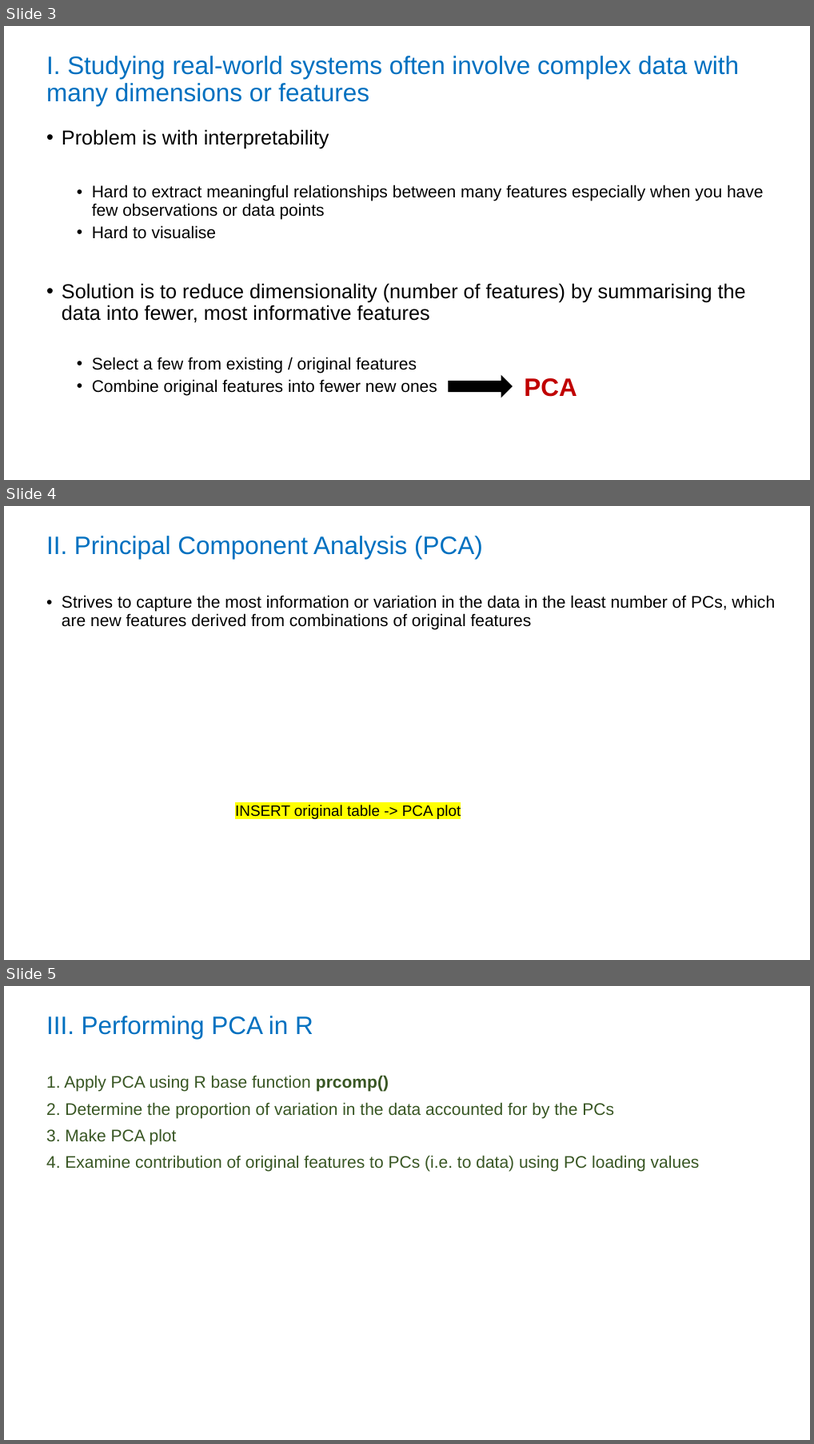
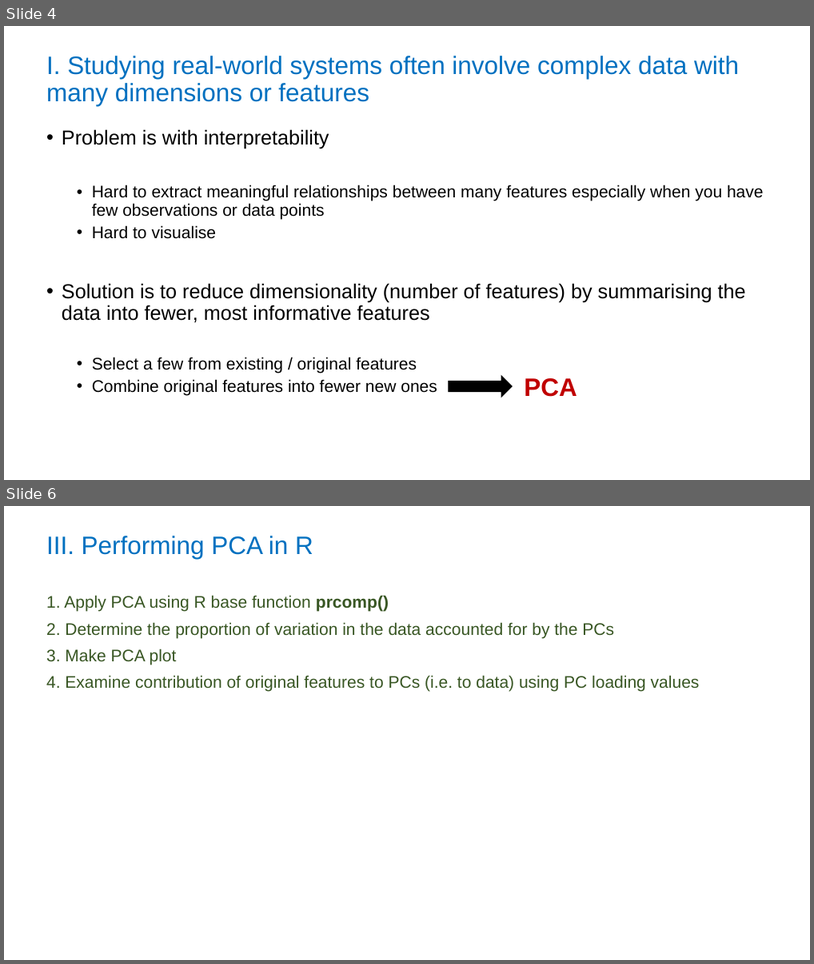
Before and after one commit to liezeltamon/pca, a slide deck: pca.pptx. Shown one above the other, each under a label of ours: slides 3, 4 and 5 before the commit, slides 4 and 6 after it; the slides between them are not shown. The pictures are 814x1444 and 814x964 pixels, drawn with LibreOffice and Linux fonts; fonts in the diff are those of the drawing. Boxes give left, top, right and bottom in pixels: in the first picture for what was removed or moved away, otherwise in the second. Text is boxed around its words. In the diff, an @@ line names an element or a change of style, - is before the commit and + after.

```diff
--- a/pca.pptx
+++ b/pca.pptx
@@ slide 4 removed at (4,506,810,960), background #FFFFFF @@
@@ title removed at (46,536,483,559) @@
-II. Principal Component Analysis (PCA)
@@ text removed at (62,595,775,630) @@
-• Strives to capture the most information or variation in the data in the least number of PCs, which are new features derived from combinations of original features
@@ text removed at (235,804,461,819) @@
-INSERT original table -> PCA plot
@@ what was slide 3 is now slide 4 @@
@@ what was slide 5 is now slide 6 @@
```
Also in this commit, not shown: 1 slide changed, 2 slides added.
